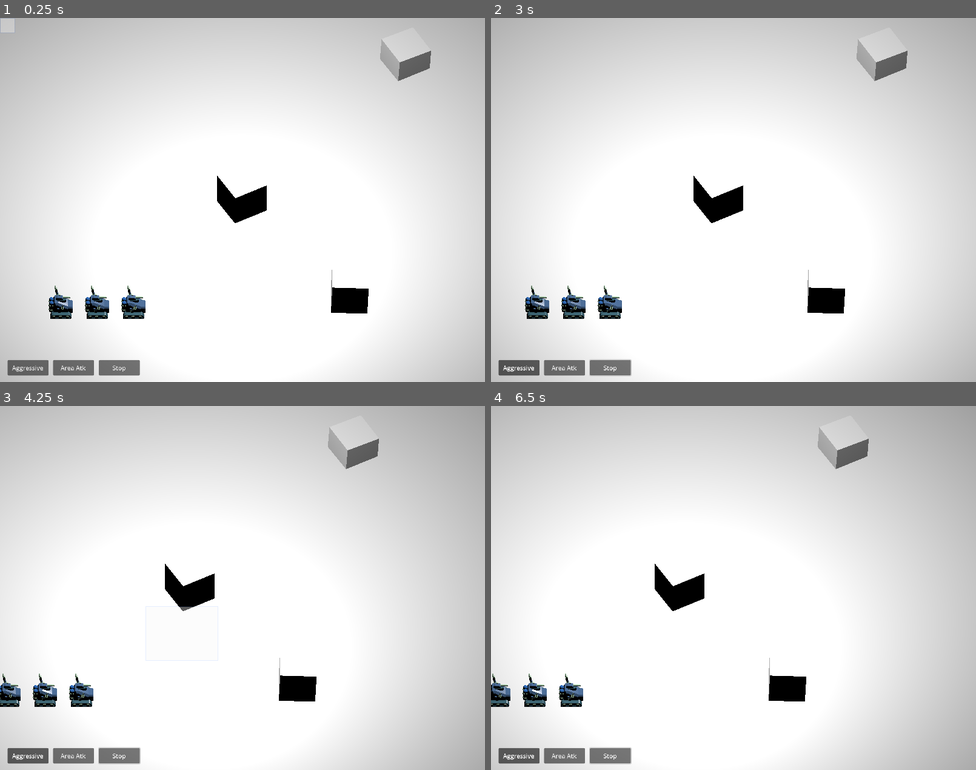
Above: before the commit, frames 1-4 (two rows, left to right).
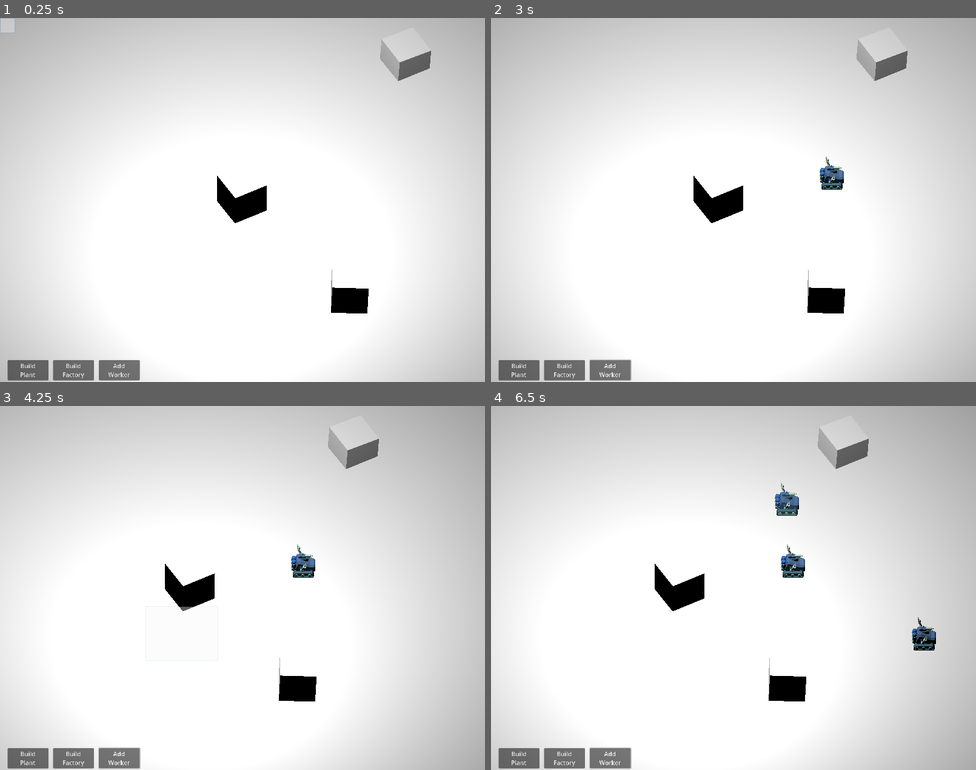
Above: after the commit, the same moments.

Repository: thelazyone/godot_rts
Game: Godot game, scene res://world.tscn
Two runs of this game, one before a commit and one after it. Both use one fixed random seed, a clock stepped at 60 frames per second and the inputs below.
Inputs (mouse positions are in pixels of both pictures, inside the frame that each line leads up to):
- Up to frame 1 (0.25 s): no input
- Up to frame 2 (3 s): click "Aggressive" (after the commit: "Build Plant") at 0.5 s; click "Area Atk" (after the commit: "Build Factory") at 1.25 s; click "Stop" (after the commit: "Add Worker") at 2 s; tap Enter at 2.75 s; move the mouse to (840, 181) at 2.77 s; hold Right (ui_right) from 2.78 s (still down); click (840, 181) at 2.85 s
- Up to frame 3 (4.25 s): right-click (349, 569) at 3.05 s; release Right (ui_right) at 3.5 s; drag from (145, 606) to (218, 660) at 3.52 s
- Up to frame 4 (6.5 s): tap Space at 4.25 s; move the mouse to (782, 507) at 4.27 s; hold Right (ui_right) 4.28-5 s; click (782, 507) at 4.35 s; right-click (782, 507) at 4.55 s; drag from (709, 660) to (588, 533) at 5.02 s; tap Enter at 5.75 s; move the mouse to (879, 642) at 5.77 s; hold Left (ui_left) from 5.78 s (still down); click (879, 642) at 5.85 s; right-click (879, 642) at 6.05 s

The runs differ from the first frame. In frame 1, 1.4% of the frame differs, in the area x 1-30%, y 73-100%; in frame 2, 1.8%; in frame 3, 1.7%; in frame 4, 2.3%, in the area x 0-92%, y 21-100%.

Commit message:
Implemented "add worker", and fixed rect selection stuff

Diff:
--- a/Actors.gd
+++ b/Actors.gd
@@ -14,15 +14,16 @@
 
 # Called when the node enters the scene tree for the first time.
 func _ready():
+
+	# Active actors orders
 	m_UnitsControlNode.movement_order.connect(go_to)
 	m_UnitsControlNode.area_selected.connect(select_actors)
 	#m_UnitsControlNode.aim_order.connect(aim_to) # TODO DECOMMENT
 	m_UnitsControlNode.aim_order.connect(shoot_area) # TODO TEST TBR
 
-	# TEMP, to be removed from here
-	add_worker(-4,4)
-	add_worker(-3,4)
-	add_worker(-5,4)
+	# Building orders
+	m_UnitsControlNode.build_worker_order.connect(add_worker)
+
 
 
 # Called every frame. 'delta' is the elapsed time since the previous frame.
@@ -30,19 +31,7 @@
 	pass
 
 
-func add_tank(x, y): # Clearly temp:
-	var new_tank = preload("res://Components/tank.tscn").instantiate()
-	new_tank.position.x = x
-	new_tank.position.z = y
-	adjust_materials(new_tank)
-	add_child(new_tank)
 
-func add_worker(x, y): # Clearly temp:
-	var new_worker = preload("res://Components/worker.tscn").instantiate()
-	new_worker.position.x = x
-	new_worker.position.z = y
-	adjust_materials(new_worker)
-	add_child(new_worker)
 
 
 # Callbacks
@@ -94,9 +83,27 @@
 			child.combat_stop()
 
 
+# Build commands
+
+func add_worker(coordinate):
+	print("calling ADD WORKER for ", coordinate)
+	var new_worker = preload("res://Components/worker.tscn").instantiate()
+	new_worker.position = Geometry.plane_to_space(m_Camera.coords_on_xz(coordinate))
+	adjust_materials(new_worker)
+	add_child(new_worker)
+
+func add_tank(coordinate): # Clearly temp:
+	var new_tank = preload("res://Components/tank.tscn").instantiate()
+	new_tank.position = Geometry.plane_to_space(m_Camera.coords_on_xz(coordinate))
+	adjust_materials(new_tank)
+	add_child(new_tank)
 
 
-# TEMP POSSIBLY TBR?
+
+
+
+# Sets the general reflection of the meshes of the created actors.
+# Might benefit being in a separate object. For now let's keep it here.
 func adjust_materials(node):
 
 	var desired_roughness = 1 - SHINE_FACTOR
--- a/Components/worker.tscn
+++ b/Components/worker.tscn
@@ -25,7 +25,6 @@
 [node name="Selected" parent="." instance=ExtResource("3_b2r0f")]
 transform = Transform3D(0.2, 3.49691e-08, 0, 1.52855e-15, -8.74228e-09, -0.2, -3.49691e-08, 0.2, -8.74228e-09, 0, 0.02, 0)
 visible = false
-layers = 513
 
 [node name="CollisionShape3D" type="CollisionShape3D" parent="."]
 transform = Transform3D(-3.93403e-08, -0.9, 0, 0.9, -3.93403e-08, 0, 0, 0, 0.9, 0, 0.245, 0)
--- a/ObjectsScripts/RectSelection.gd
+++ /dev/null
@@ -1,48 +0,0 @@
-extends CanvasLayer
-
-
-# Rectangle handling.
-var rectStart = Vector2()
-var isDragging = false # Maybe useless TODO TBR
-var mousePos = Vector2()
-
-# Rectangle signals
-signal area_selected(start_point, end_point)
-signal movement_order(location)
-signal aim_order(location)
-
-func draw_area(show = true):
-	var rectangle = get_node("./Rect")
-	rectangle.visible = show
-	if show:
-		rectangle.position = Vector2(min(rectStart.x, mousePos.x), min(rectStart.y, mousePos.y))
-		rectangle.size = Vector2(abs(rectStart.x - mousePos.x), abs(rectStart.y - mousePos.y))
-
-# Called when the node enters the scene tree for the first time.
-func _ready():
-	pass # Replace with function body.
-
-
-func _input(event):
-	if event is InputEventMouse:
-		mousePos = event.position
-		aim_order.emit(mousePos)
-		draw_area(isDragging)
-
-# Called every frame. 'delta' is the elapsed time since the previous frame.
-func _process(delta):
-	if Input.is_action_just_pressed("LeftClick"):
-		rectStart = mousePos
-		isDragging = true
-
-	if Input.is_action_just_released("LeftClick"):
-		var rectangle = get_node("./Rect")
-		area_selected.emit(
-			Vector2(min(rectStart.x, mousePos.x), min(rectStart.y, mousePos.y)),
-			Vector2(max(rectStart.x, mousePos.x), max(rectStart.y, mousePos.y)))
-		isDragging = false
-
-	if Input.is_action_just_pressed("RightClick"):
-		movement_order.emit(get_viewport().get_mouse_position())
-
-	pass
--- /dev/null
+++ b/ObjectsScripts/UnitsControl.gd
@@ -0,0 +1,111 @@
+extends CanvasLayer
+
+# Possible ongoing commands
+enum ImpendingCommand {
+	None, 			# No command given
+	BuildWorker, 		# Build a worker at the next click
+	BuildFactory,		# Build a factory at the next click
+	BuildPlant,			# Build a plant at the next click
+	}
+var command = ImpendingCommand.None
+signal build_worker_order(location)
+signal build_factory_order(location) # Obviously this will be made generic later on
+signal build_plant_order(location)
+
+# Rectangle handling.
+var rectStart = Vector2()
+var isDragging = false # Maybe useless TODO TBR
+var mousePos = Vector2()
+
+# Rectangle signals
+signal area_selected(start_point, end_point)
+signal movement_order(location)
+signal interact_order(location) # TODO or object???
+signal aim_order(location)
+
+func draw_area(show = true):
+	var rectangle = get_node("./Rect")
+	rectangle.visible = show
+	if show:
+		rectangle.position = Vector2(min(rectStart.x, mousePos.x), min(rectStart.y, mousePos.y))
+		rectangle.size = Vector2(abs(rectStart.x - mousePos.x), abs(rectStart.y - mousePos.y))
+
+# Called when the node enters the scene tree for the first time.
+func _ready():
+
+	pass # Replace with function body.
+
+
+func _input(event):
+	if event is InputEventMouse:
+
+		# before calculating the drag, checking if the mouse is down.
+		if event is InputEventMouseMotion:
+			if !Input.is_mouse_button_pressed(MOUSE_BUTTON_LEFT):
+				isDragging = false
+
+		mousePos = event.position
+		aim_order.emit(mousePos)
+		draw_area(isDragging)
+
+# Called every frame. 'delta' is the elapsed time since the previous frame.
+func _process(delta):
+	if Input.is_action_just_pressed("LeftClick"):
+
+		# If no command is issued, behave with drag
+		if command == ImpendingCommand.None:
+			rectStart = mousePos
+			isDragging = true
+
+		# Otherwise, send the command to the Actors element to build the new things,
+		# Then send the command.
+		else:
+
+			# Sending a signal, which the Actors object should receive.
+			match command:
+					ImpendingCommand.BuildWorker:
+						build_worker_order.emit(mousePos)
+						pass
+					ImpendingCommand.BuildFactory:
+						build_factory_order.emit(mousePos)
+						pass
+					ImpendingCommand.BuildPlant:
+						build_plant_order.emit(mousePos)
+						pass
+
+			# Finally setting the order back to none
+			command = ImpendingCommand.None
+
+	if Input.is_action_just_released("LeftClick") and command == ImpendingCommand.None:
+		if isDragging:
+			var rectangle = get_node("./Rect")
+			area_selected.emit(
+				Vector2(min(rectStart.x, mousePos.x), min(rectStart.y, mousePos.y)),
+				Vector2(max(rectStart.x, mousePos.x), max(rectStart.y, mousePos.y)))
+			isDragging = false
+
+	if Input.is_action_just_pressed("RightClick"):
+		movement_order.emit(get_viewport().get_mouse_position())
+
+		# If a command is issued, cancelling it.
+		command = ImpendingCommand.None
+	pass
+
+
+func _on_build_plant_pressed():
+	print("Pressed Build Plant")
+	command = ImpendingCommand.BuildPlant
+	pass # Replace with function body.
+
+
+
+func _on_build_factory_pressed():
+	print("Pressed Build Factory")
+	command = ImpendingCommand.BuildFactory
+	pass # Replace with function body.
+
+
+func _on_add_worker_pressed():
+	print("Pressed Add Worker")
+	command = ImpendingCommand.BuildWorker
+	pass # Replace with function body.
--- a/world.tscn
+++ b/world.tscn
@@ -2,7 +2,7 @@
 
 [ext_resource type="Script" path="res://ObjectsScripts/CameraBase.gd" id="1_a4iqy"]
 [ext_resource type="Script" path="res://world.gd" id="1_gmsn8"]
-[ext_resource type="Script" path="res://ObjectsScripts/RectSelection.gd" id="2_qyexx"]
+[ext_resource type="Script" path="res://ObjectsScripts/UnitsControl.gd" id="2_qyexx"]
 [ext_resource type="Shader" path="res://Shaders/edge_shader_cberry22.gdshader" id="3_bxj61"]
 [ext_resource type="Script" path="res://Actors.gd" id="3_u47dp"]
 [ext_resource type="PackedScene" uid="uid://lfio3y5xh11s" path="res://Components/cube_obstacle.tscn" id="4_d1p21"]
@@ -106,8 +106,8 @@
 offset_right = 128.0
 offset_bottom = 943.0
 pivot_offset = Vector2(64, 26)
-toggle_mode = true
-text = "Aggressive
+text = "Build
+Plant
 "
 
 [node name="Build Factory" type="Button" parent="UnitsControl"]
@@ -116,7 +116,9 @@
 offset_right = 248.0
 offset_bottom = 943.0
 pivot_offset = Vector2(64, 26)
-text = "Area Atk"
+text = "Build
+Factory
+"
 
 [node name="Add Worker" type="Button" parent="UnitsControl"]
 offset_left = 261.0
@@ -124,7 +126,8 @@
 offset_right = 369.0
 offset_bottom = 943.0
 pivot_offset = Vector2(64, 26)
-text = "Stop
+text = "Add
+Worker
 "
 
 [node name="Actors" type="Node3D" parent="."]
@@ -145,3 +148,7 @@
 grow_vertical = 2
 size_flags_horizontal = 3
 size_flags_vertical = 3
+
+[connection signal="pressed" from="UnitsControl/Build Plant" to="UnitsControl" method="_on_build_plant_pressed"]
+[connection signal="pressed" from="UnitsControl/Build Factory" to="UnitsControl" method="_on_build_factory_pressed"]
+[connection signal="pressed" from="UnitsControl/Add Worker" to="UnitsControl" method="_on_add_worker_pressed"]
